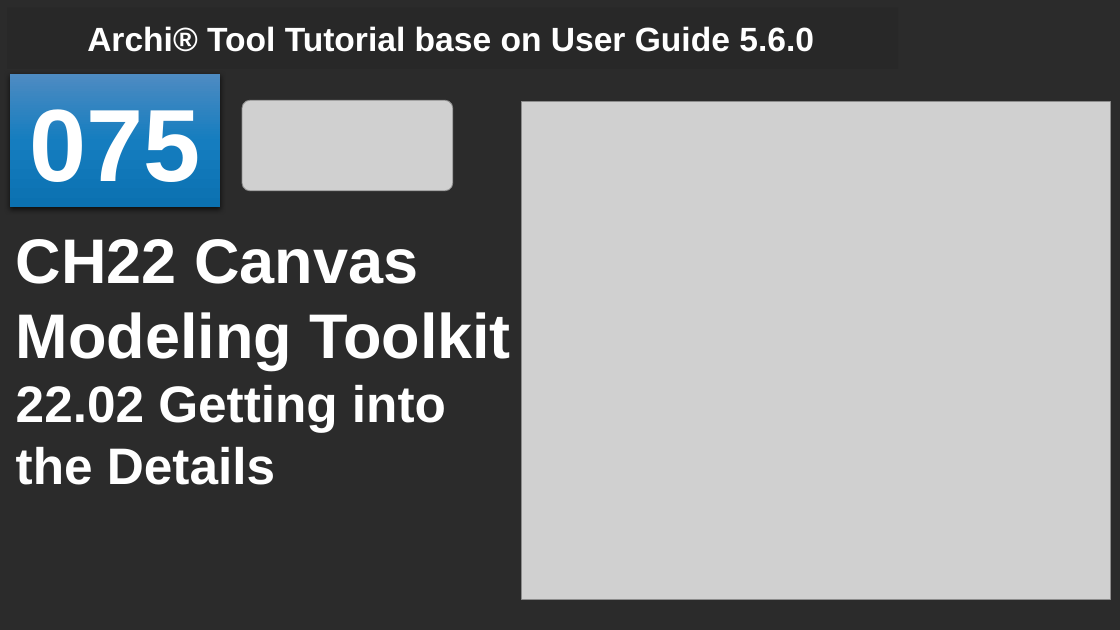
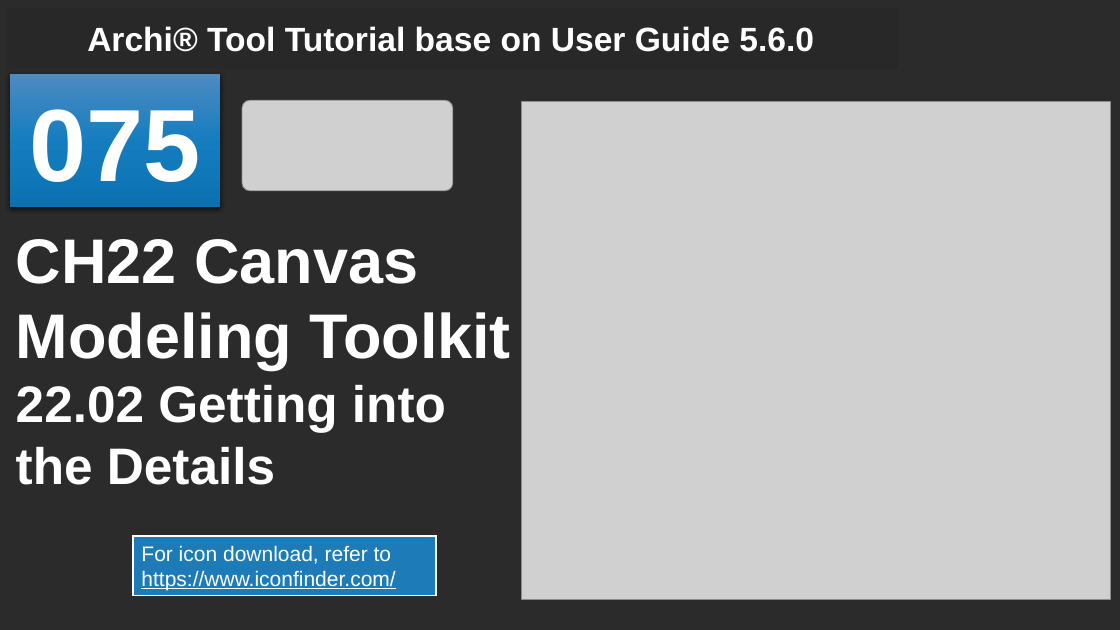
Before and after one commit to yasenstar/Archi_Tutorial, a slide deck: slide 75 of Archi_Tool_Tutorial_base_on_User_Guide.pptx. Drawn at 1120x630 pixels with LibreOffice and Linux fonts; fonts in the diff are those of the drawing; grey boxes stand for pictures; background and template pictures are left out; a plain dark background stands for a picture behind light text. Boxes give left, top, right and bottom in pixels: in the first picture for what was removed or moved away, otherwise in the second. Text is boxed around its words. In the diff, an @@ line names an element or a change of style, - is before the commit and + after.

```diff
--- a/Archi_Tool_Tutorial_base_on_User_Guide.pptx
+++ b/Archi_Tool_Tutorial_base_on_User_Guide.pptx
@@ rectangle added at [134,536,437,596], fill #1D7CB8, outline #FFFFFF 1.5 pt, 18 pt, text #FFFFFF, underline @@
+For icon download, refer to https://www.iconfinder.com/
```
Also in this commit, not shown: 1 other slide changed, 5 other files.
